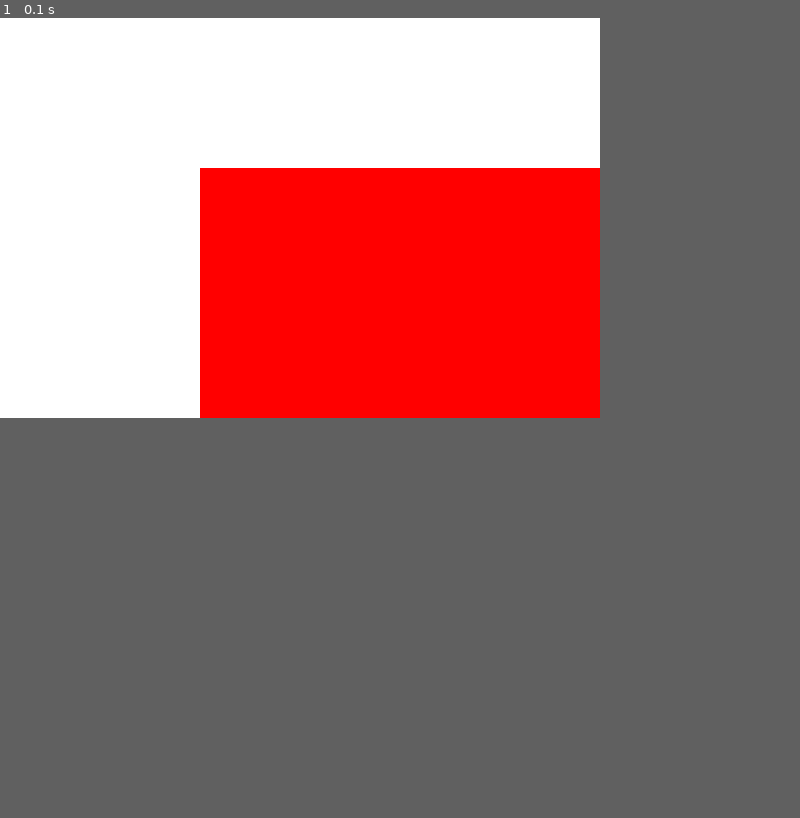
Above: before the commit, frame 1.
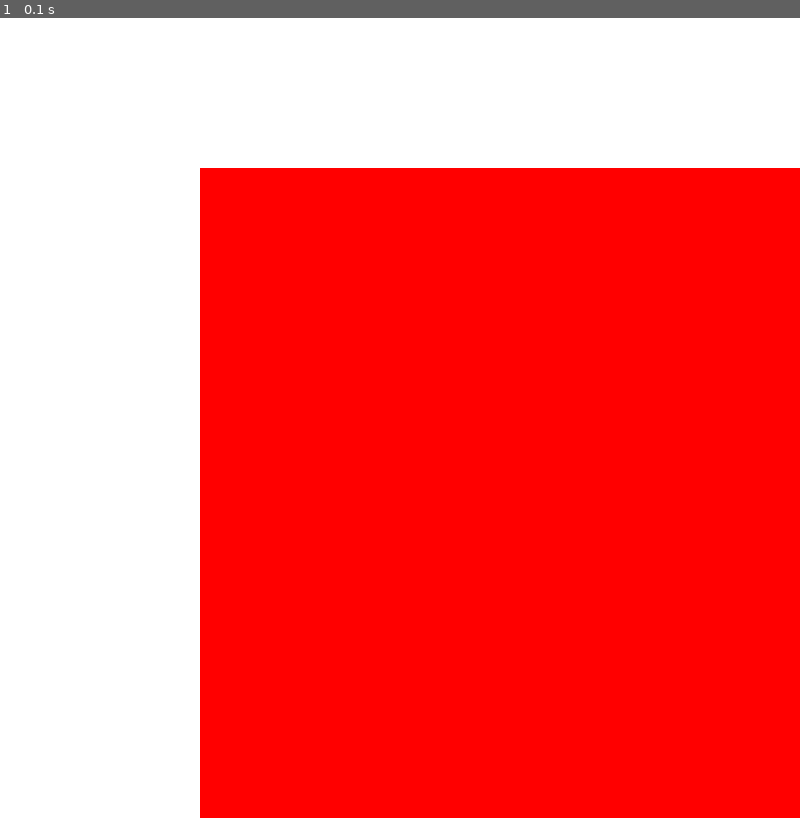
Above: after the commit, the same moment.

Repository: menesesmaria/pygame
Game: pygame game, started from retangulo.py
The game is run twice, just before and just after one commit, with the same random seed, the same clock (stepped at 60 frames per second) and the same inputs.
Inputs:
- Up to frame 1 (0.1 s): no input
In our replay, the window is 600x400 before the commit and 800x800 after it. These sizes can differ from the game's own. Grey fills any space a smaller window leaves; there, only what the larger window draws over its background counts as a difference.

The runs differ from the first frame. In frame 1, 17% of the frame differs, in the area x 0-100%, y 0-100%.

Commit message:
Initial commit

Diff:
--- a/retangulo.py
+++ b/retangulo.py
@@ -3,8 +3,8 @@
 
 pygame.init()
 
-largura = 600
-altura = 400
+largura = 800
+altura = 800
 
 tela = pygame.display.set_mode((largura, altura))
 pygame.display.set_caption("Retangulo")
